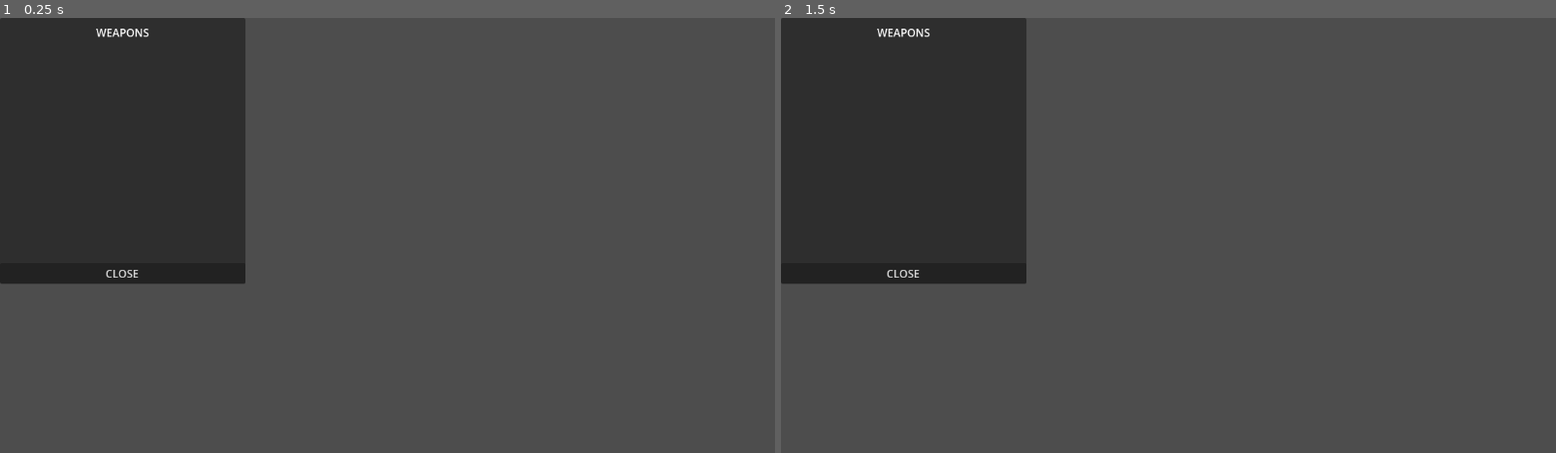
Above: before the commit, frames 1-2 (left to right).
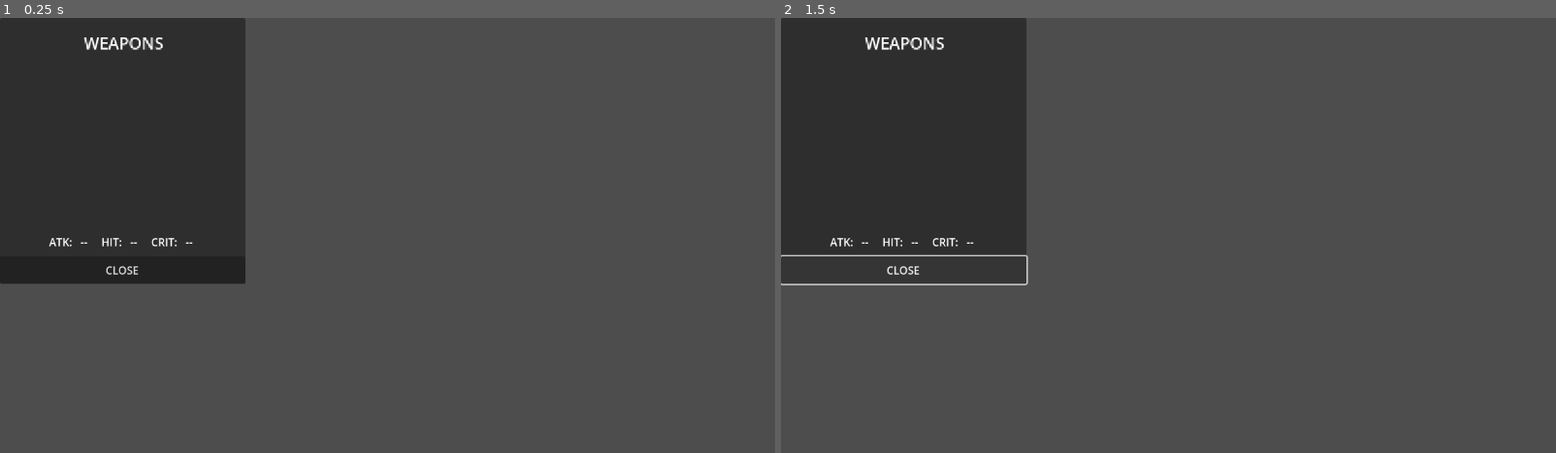
Above: after the commit, the same moments.

Repository: oldhame19/TTRPG
Game: Godot game, scene res://GUI/CombatUI/weapon_choice_menu.tscn
Same seed, same stepped clock (60 frames per second), same inputs: the game is played once before the commit and once after it. This scene is started directly instead of the project's main scene.
Inputs (mouse positions are in pixels of both pictures, inside the frame that each line leads up to):
- Up to frame 1 (0.25 s): no input
- Up to frame 2 (1.5 s): tap Enter (ui_accept) at 0.5, 0.77, 1.25 s; move the mouse to (1339, 213) at 0.52 s; press the mouse at (1339, 213) at 0.53 s; hold Right (ui_right) 0.53-1.28 s; move the mouse to (1013, 257) at 1.27 s; release the mouse at (1013, 257) at 1.28 s; hold Down (ui_down) from 1.28 s (still down); click (1013, 257) at 1.35 s

The runs differ from the first frame. In frame 1, 0.4% of the frame differs, in the area x 6-25%, y 2-60%; in frame 2, 0.7%, in the area x 0-32%, y 2-62%.
Error before the commit: Invalid access to property or key 'held_items' on a base object of type 'Nil'. (res://GUI/CombatUI/weapon_choice_menu.gd:31)
Error after the commit: Invalid access to property or key 'held_items' on a base object of type 'Nil'. (res://GUI/CombatUI/weapon_choice_menu.gd:33)

Commit message:
Weapon Choice Menu
Button, forecast, and ui updates

Diff:
--- a/GUI/ActionMenu/ActionMenu.gd
+++ b/GUI/ActionMenu/ActionMenu.gd
@@ -80,6 +80,7 @@
 	#cursor.set_pointer_visible(false)
 func _on_attack_button_pressed() -> void:
 	attack_mode_active = true
+	game_board._unit_info_panel.visible = false
 	if not unit or not game_board:
 		return
 
--- a/GUI/CombatUI/weapon_choice_menu.gd
+++ b/GUI/CombatUI/weapon_choice_menu.gd
@@ -4,6 +4,8 @@
 @onready var panel := $Panel
 @onready var vbox := $Panel/VBoxContainer
 @onready var close_button := $Panel/CloseButton
+@onready var forecast_label := $Panel/ForecastLabel
+
 signal close_active_modes
 var unit: Unit
 var game_board: GameBoard
@@ -11,17 +13,17 @@
 var position_on_screen: Vector2 = Vector2(100, 100)  # Default position (can be set before adding to tree)
 
 func _ready():
+	forecast_label.text = "ATK:   --     HIT:   --     CRIT:   -- "
 	close_button.pressed.connect(func():
 		close_active_modes.emit()
 		game_board._unit_overlay.clear_attackable_cells()
-		game_board._unit_info_panel.visible = false
+		game_board._unit_info_panel.visible = true
 		game_board.combat_forecast_panel.visible = false
 
 		queue_free()
 	)
 
 	populate_weapons()
-
 
 func populate_weapons():
 	# Clear existing buttons
@@ -37,37 +39,43 @@
 	for slot in weapon_slots:
 		var weapon := slot.item_data as WeaponItemData
 		var button := Button.new()
-		var forecast := CombatCalculator.get_combat_forecast(unit, null, weapon)
-
-		button.text = "%s | ATK: %s HIT: %s CRIT: %s" % [
+		button.custom_minimum_size = Vector2(0, 40)
+		button.text = "%s   %s/%s" % [
 			weapon.name,
-			forecast.attack,
-			forecast.hit,
-			forecast.crit
+			weapon.durability,
+			weapon.max_durability
 		]
-
 		button.size_flags_horizontal = Control.SIZE_EXPAND_FILL
 
+		# Show forecast when hovered
+		button.mouse_entered.connect(func():
+			var forecast := CombatCalculator.get_combat_forecast(unit, null, weapon)
+			forecast_label.text = "ATK: %02d    HIT: %02d    CRIT: %02d" % [
+				int(forecast.attack),
+				int(forecast.hit),
+				int(forecast.crit)]
+
+
+		)
+
+		# Handle weapon selection
 		button.pressed.connect(func():
 			unit.equip_item(weapon)
-
-			game_board.combat_forecast_panel.visible = false
-			game_board._unit_info_panel.visible = false
 
 			unit.attack_range = weapon.atk_range
 			game_board._unit_overlay.clear_attackable_cells()
 			attackable_cells = game_board.get_attackable_cells(unit)
 			game_board._unit_overlay.draw_attackable_cells(attackable_cells)
 
-
 			game_board.cursor.set_allowed_cells(attackable_cells)
 			game_board.cursor.hide()
-
 			game_board.cursor.process_mode = Node.PROCESS_MODE_INHERIT
 			game_board.cursor.show_sprite = true
 			game_board.cursor.set_pointer_visible(false)
+			game_board.cursor.center_on_unit(unit)
 
-			game_board.cursor.center_on_unit(unit)
+			game_board._unit_info_panel.visible = false
+			game_board.combat_forecast_panel.visible = false
 		)
 
 		vbox.add_child(button)
--- a/GUI/CombatUI/weapon_choice_menu.tscn
+++ b/GUI/CombatUI/weapon_choice_menu.tscn
@@ -14,8 +14,8 @@
 anchors_preset = 15
 anchor_right = 1.0
 anchor_bottom = 1.0
-offset_top = 42.0
-offset_bottom = -31.0
+offset_top = 70.0
+offset_bottom = -95.0
 grow_horizontal = 2
 grow_vertical = 2
 
@@ -25,20 +25,37 @@
 anchor_top = 1.0
 anchor_right = 1.0
 anchor_bottom = 1.0
-offset_top = -31.0
+offset_top = -41.0
 grow_horizontal = 2
 grow_vertical = 0
 text = "CLOSE"
 
-[node name="Label" type="Label" parent="Panel"]
+[node name="TitleLabel" type="Label" parent="Panel"]
 layout_mode = 1
 anchors_preset = 5
 anchor_left = 0.5
 anchor_right = 0.5
-offset_left = -39.5
-offset_top = 10.0
-offset_right = 39.5
-offset_bottom = 33.0
+offset_left = -57.5
+offset_top = 20.0
+offset_right = 21.5
+offset_bottom = 44.0
 grow_horizontal = 2
+scale = Vector2(1.5, 1.5)
 size_flags_horizontal = 4
 text = "WEAPONS"
+
+[node name="ForecastLabel" type="Label" parent="Panel"]
+layout_mode = 1
+anchors_preset = 7
+anchor_left = 0.5
+anchor_top = 1.0
+anchor_right = 0.5
+anchor_bottom = 1.0
+offset_left = -182.5
+offset_top = -93.0
+offset_right = 182.5
+offset_bottom = -32.0
+grow_horizontal = 2
+grow_vertical = 0
+horizontal_alignment = 1
+vertical_alignment = 1
--- a/Globals/combat_calculator.gd
+++ b/Globals/combat_calculator.gd
@@ -44,9 +44,10 @@
 		return {"attack": "--", "hit": "--", "crit": "--"}
 
 	var weapon := temp_weapon if temp_weapon != null else ally.equipped_weapon as WeaponItemData
-	var str := ally.current_stats.strength
-	var dex := ally.current_stats.dexterity
-	var faith := ally.current_stats.faith
+	var raw_stats := ally.get_raw_stats()
+	var str := raw_stats.strength
+	var dex := raw_stats.dexterity
+	var faith := raw_stats.faith
 
 	var attack := 0
 	var hit := 0
--- a/Units/Unit.gd
+++ b/Units/Unit.gd
@@ -285,3 +285,17 @@
 		held_items.remove_item(get_slot_for_item(item))
 
 	update_hp_bar()
+
+
+func get_raw_stats() -> StatBlock:
+	var raw := current_stats.copy()
+
+	if equipped_weapon and equipped_weapon is WeaponItemData:
+		raw.strength -= (equipped_weapon as WeaponItemData).power
+		raw.speed += (equipped_weapon as WeaponItemData).weight
+
+	if equipped_armor and equipped_armor is EquipmentItemData:
+		raw.defense -= (equipped_armor as EquipmentItemData).defense_bonus
+		raw.speed += (equipped_armor as EquipmentItemData).weight
+
+	return raw
